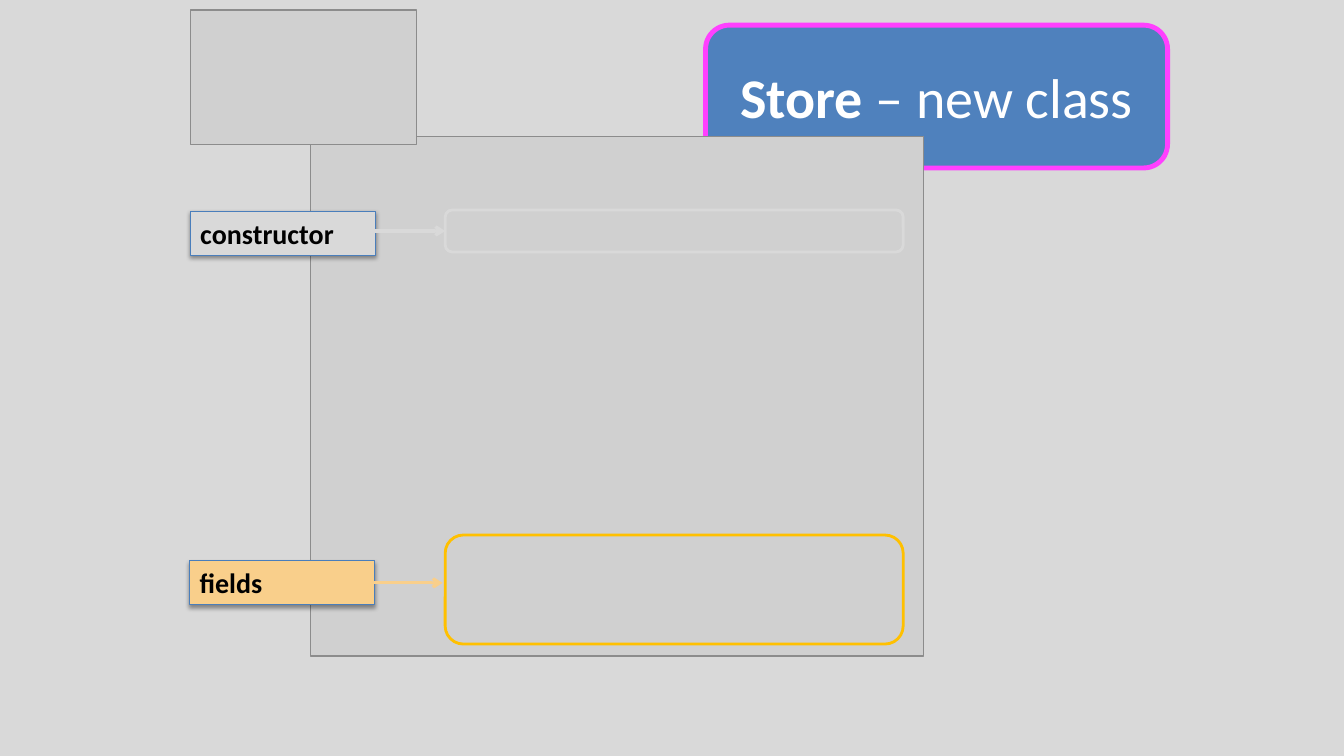
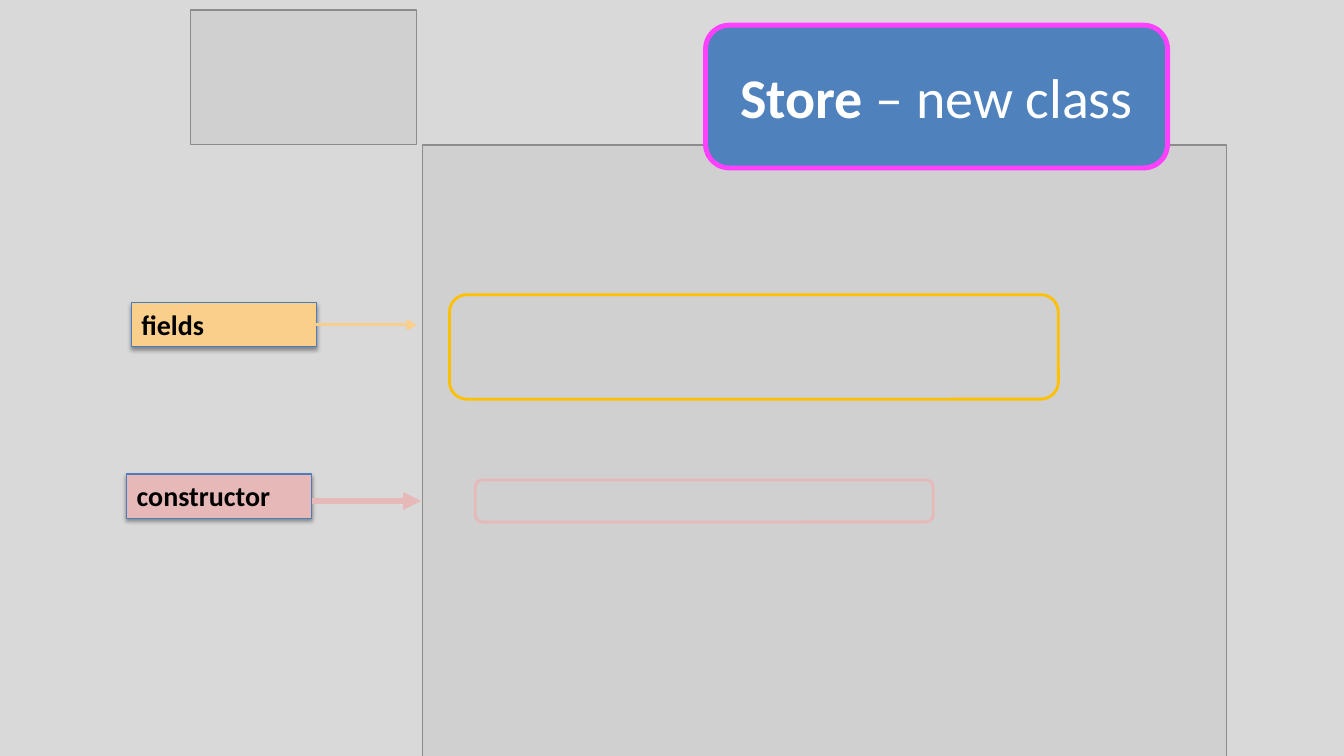
Before and after one commit to Programming-Fundamentals-SETU/prog-fund-1-sept-25, a slide deck: slide 6 of topic08-arrays-of-objects/unit-1/talk-3-array-product/c-array-product.pptx. Drawn at 1344x756 pixels with LibreOffice and Linux fonts; fonts in the diff are those of the drawing; grey boxes stand for pictures. Boxes give left, top, right and bottom in pixels: in the first picture for what was removed or moved away, otherwise in the second. Text is boxed around its words. In the diff, an @@ line names an element or a change of style, - is before the commit and + after.

```diff
--- a/topic08-arrays-of-objects/unit-1/talk-3-array-product/c-array-product.pptx
+++ b/topic08-arrays-of-objects/unit-1/talk-3-array-product/c-array-product.pptx
@@ picture removed at bbox=[311, 136, 924, 656] @@
@@ picture added at bbox=[422, 145, 1227, 756] @@
@@ arrow removed from (375, 231) to (446, 231) @@
@@ rounded rectangle: place and size @@
-rounded rectangle at bbox=[446, 535, 903, 644]
+rounded rectangle at bbox=[450, 294, 1059, 399]
@@ rectangle "fields": place and size @@
-rectangle "fields" at bbox=[190, 561, 374, 605]
+rectangle "fields" at bbox=[131, 302, 316, 347]
@@ arrow moved from (367, 583) - (443, 583) to (317, 325) - (416, 325) @@
@@ rectangle "constructor": place and size @@
-rectangle "constructor" at bbox=[191, 212, 375, 256]
+rectangle "constructor" at bbox=[127, 474, 312, 518]
@@ rectangle "constructor" at bbox=[127, 474, 312, 518]: fill #D9D9D9 to #E6B9B8 @@
@@ arrow added from (312, 501) to (421, 501), #E6B9B8 4.25 pt @@
@@ rounded rectangle: place and size @@
-rounded rectangle at bbox=[446, 210, 903, 252]
+rounded rectangle at bbox=[475, 480, 933, 522]
@@ rounded rectangle at bbox=[475, 480, 933, 522]: outline #D9D9D9 2 pt to #E6B9B8 2 pt @@
```
Also in this commit, not shown: 13 other slides changed, 25 other files.
